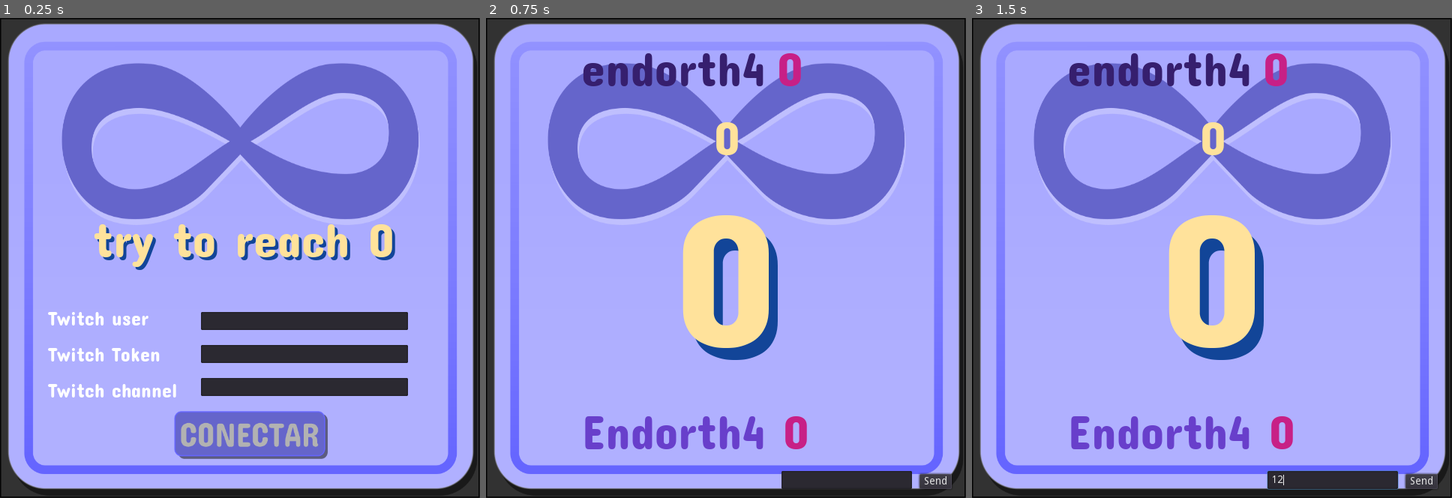
Above: before the commit, frames 1-3 (left to right).
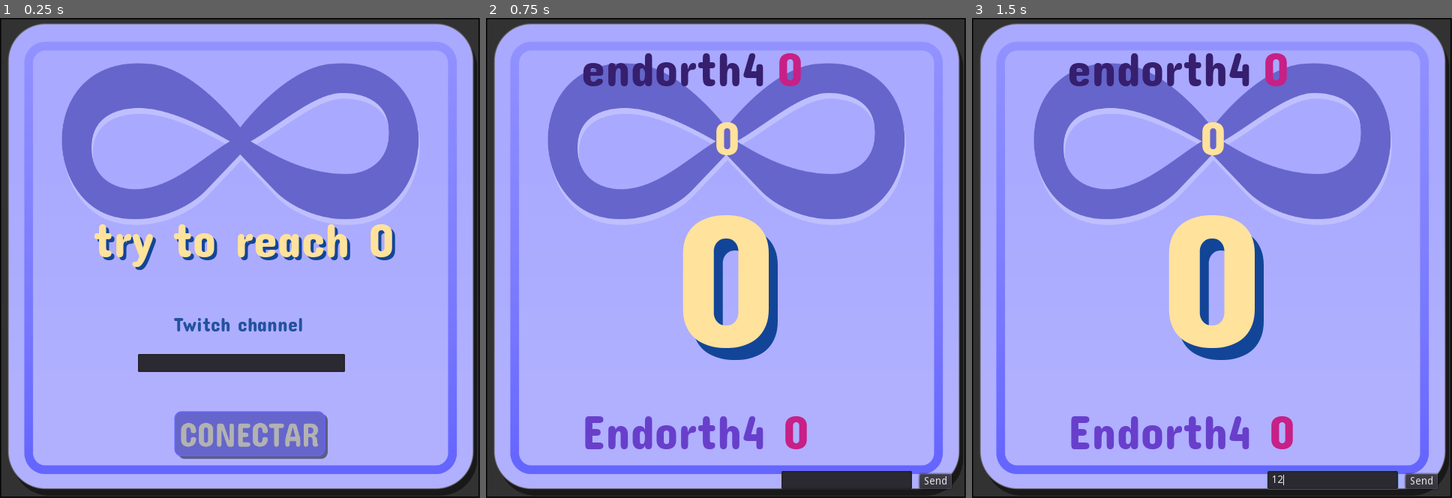
Above: after the commit, the same moments.

Repository: Endorth/Infinitica
Game: Godot game, scene res://scenes/Menu.tscn
Two runs of this game, one before a commit and one after it. Both use one fixed random seed, a clock stepped at 60 frames per second and the inputs below.
Inputs (mouse positions are in pixels of both pictures, inside the frame that each line leads up to):
- Up to frame 1 (0.25 s): no input
- Up to frame 2 (0.75 s): click (735, 435) at 0.5 s
- Up to frame 3 (1.5 s): click (1332, 478) at 1.27 s; type "12" at 1.35 s

The runs differ from the first frame. In frame 1, 6.3% of the frame differs, in the area x 10-85%, y 61-80%; in frame 2, nothing differs; in frame 3, nothing differs.

Commit message:
connection

Diff:
--- a/project.godot
+++ b/project.godot
@@ -13,6 +13,11 @@
 config/name="Infinitica"
 run/main_scene="res://scenes/Menu.tscn"
 config/icon="res://icon.png"
+
+[autoload]
+
+TwichHelper="*res://scripts/TwichHelper.gd"
+TwitchChat="*res://scripts/TwitchChat.gd"
 
 [display]
 
--- a/scenes/Infinitica.gd
+++ b/scenes/Infinitica.gd
@@ -37,12 +37,19 @@
 		return false
 
 func _ready():
+
 	record_number_lab.text = str(record_number)
 	record_user_lab.text = record_user
 	curr_username_lab.rect_position = main_user_lab_pos
 	curr_usernum_lab.rect_position = main_numb_lab_pos
+	TwitchChat.connect("new_message", self, "send_data")
 
-
+func send_data(data):
+	if "username" in data:
+		var user = data["username"]
+		var msg = data["msg"]
+		if msg.begins_with("-"):
+			add_number(user, msg)
 
 func enter_action(msg):
 	var r = randi()% 10
--- a/scenes/Menu.gd
+++ b/scenes/Menu.gd
@@ -1,20 +1,8 @@
 extends Control
 
 
-# Declare member variables here. Examples:
-# var a = 2
-# var b = "text"
-
-
-# Called when the node enters the scene tree for the first time.
-func _ready():
-	pass # Replace with function body.
-
-
-# Called every frame. 'delta' is the elapsed time since the previous frame.
-#func _process(delta):
-#	pass
-
 
 func _on_ConnectButton_pressed():
+	TwitchChat.channel = $LineEdit.text
+	TwitchChat._anon_connection()
 	get_tree().change_scene("res://scenes/Infinitica.tscn")
--- a/scenes/Menu.tscn
+++ b/scenes/Menu.tscn
@@ -64,44 +64,17 @@
 expand = true
 
 [node name="LineEdit" type="LineEdit" parent="."]
-margin_left = 268.0
-margin_top = 392.0
-margin_right = 544.0
-margin_bottom = 416.0
-
-[node name="LineEdit2" type="LineEdit" parent="."]
-margin_left = 268.0
-margin_top = 436.0
-margin_right = 544.0
-margin_bottom = 460.0
-
-[node name="LineEdit3" type="LineEdit" parent="."]
-margin_left = 268.0
-margin_top = 480.0
-margin_right = 544.0
-margin_bottom = 504.0
+margin_left = 184.0
+margin_top = 448.0
+margin_right = 460.0
+margin_bottom = 472.0
 
 [node name="Label3" type="Label" parent="."]
-margin_left = 64.0
-margin_top = 384.0
-margin_right = 198.0
-margin_bottom = 405.0
-custom_fonts/font = SubResource( 2 )
-text = "Twitch user"
-
-[node name="Label4" type="Label" parent="."]
-margin_left = 64.0
-margin_top = 432.0
-margin_right = 214.0
-margin_bottom = 453.0
-custom_fonts/font = SubResource( 2 )
-text = "Twitch Token"
-
-[node name="Label5" type="Label" parent="."]
-margin_left = 64.0
-margin_top = 480.0
-margin_right = 236.0
-margin_bottom = 501.0
+margin_left = 232.0
+margin_top = 392.0
+margin_right = 404.0
+margin_bottom = 413.0
+custom_colors/font_color = Color( 0.137255, 0.32549, 0.627451, 1 )
 custom_fonts/font = SubResource( 2 )
 text = "Twitch channel"
 
--- a/scripts/TwichHelper.gd
+++ b/scripts/TwichHelper.gd
@@ -18,6 +18,7 @@
 
 # Called when the node enters the scene tree for the first time.
 func _ready():
+
 	# activate ssl
 	_client.verify_ssl = true
 	# Connect base signals to get notified of connection open, close, and errors.
@@ -56,36 +57,69 @@
 
 	_client.get_peer(1).set_write_mode(WebSocketPeer.WRITE_MODE_TEXT)
 
-	if Constants.channel != "" && Constants.user != "" && Constants.token != "":
-		connect_to_channel(Constants.token, Constants.user, Constants.channel)
+#	if Constants.channel != "" && Constants.user != "" && Constants.token != "":
+#		connect_to_channel(Constants.token, Constants.user, Constants.channel)
+
+	if channel != "" && user != "" && token != "":
+		connect_to_channel(token, user, channel)
+	else:
+		connect_to_channel("justinfun12345","Endorth4", "kappa")
 
 
+#func on_data():
+#	var messages : PoolStringArray = _client.get_peer(1).get_packet().get_string_from_utf8().strip_edges(false).split("\r\n")
+#	for message in messages:
+#		#print ("raw: ", message)
+#		if(message.begins_with("PING")):
+#			sendMessage("PONG :tmi.twitch.tv")
+#		else:
+#			var msg : PoolStringArray = message.split(" ", false, 1)
+#			var messageRaw:String = msg[1]
+#			var startIndexMessage = messageRaw.find("#"+Constants.channel)+len("#"+Constants.channel)+2
+#			var messageCutted:String = messageRaw.substr(startIndexMessage)
+#			var user:String = msg[0].substr(1, msg[0].find("!")-1)
+#			if user != Constants.user: #maybe active the message 366?
+#				emit_signal("received_message", message, user)
 func on_data():
 	var messages : PoolStringArray = _client.get_peer(1).get_packet().get_string_from_utf8().strip_edges(false).split("\r\n")
 	for message in messages:
-		#print ("raw: ", message)
+#		print ("raw: ", message)
 		if(message.begins_with("PING")):
 			sendMessage("PONG :tmi.twitch.tv")
 		else:
 			var msg : PoolStringArray = message.split(" ", false, 1)
 			var messageRaw:String = msg[1]
-			var startIndexMessage = messageRaw.find("#"+Constants.channel)+len("#"+Constants.channel)+2
+			var startIndexMessage = messageRaw.find("#"+channel)+len("#"+channel)+2
 			var messageCutted:String = messageRaw.substr(startIndexMessage)
-			var user:String = msg[0].substr(1, msg[0].find("!")-1)
-			if user != Constants.user: #maybe active the message 366?
-				emit_signal("received_message", message, user)
+			##
+			var onlyMsg = messageRaw.substr(messageRaw.find(":")+1)
+
+			var _user:String = msg[0].substr(1, msg[0].find("!")-1)
+			if _user != user: #maybe active the message 366?
+#				emit_signal("received_message", message, _user)
+				emit_signal("received_message", onlyMsg, _user)
 
 func sendMessage(message:String):
 	if connected:
 		emit_signal("print_message", "sent: %s" % [message])
 		_client.get_peer(1).put_packet(message.to_utf8())
 
-func connect_to_channel(token, channel, user):
+#func connect_to_channel(token, channel, user):
+#	# sendMessage("CAP REQ :twitch.tv/membership twitch.tv/tags twitch.tv/commands") we need this?
+#	if connected:
+#		sendMessage("PART #"+Constants.channel)
+#
+#	connected = true
+#	sendMessage("PASS "+token)
+#	sendMessage("NICK "+user)
+#	sendMessage("JOIN #"+channel)
+
+func connect_to_channel(tok, chan, us):
 	# sendMessage("CAP REQ :twitch.tv/membership twitch.tv/tags twitch.tv/commands") we need this?
 	if connected:
-		sendMessage("PART #"+Constants.channel)
+		sendMessage("PART #"+chan)
 
 	connected = true
-	sendMessage("PASS "+token)
-	sendMessage("NICK "+user)
-	sendMessage("JOIN #"+channel)
+	sendMessage("PASS "+tok)
+	sendMessage("NICK "+us)
+	sendMessage("JOIN #"+chan)
--- /dev/null
+++ b/scripts/TwitchChat.gd
@@ -0,0 +1,131 @@
+extends Node
+
+# oauth-dev.seyacat.com client_id integration
+var client_id = "qhndxilvmmnsb8xq5jfmbvqk544opx"
+var ws
+var connected = false;
+signal new_message(data);
+var temp_id
+var auth
+var channel : String = ''
+# Called when the node enters the scene tree for the first time.
+func _ready():
+	if(auth):
+		_ws_connect()
+		pass
+
+func _authenticate():
+	auth = null
+	temp_id =  str(RandomNumberGenerator.new().randf_range(0,100))+str(RandomNumberGenerator.new().randf_range(0,100));
+	OS.shell_open("https://oauth-dev.seyacat.com/twitch/login?&scope=user:read:email+channel:manage:vips+moderator:manage:banned_users+chat:read&temp_id="+temp_id);
+
+func _anon_connection():
+	auth = null
+	_ws_connect()
+
+func _ws_connect():
+	ws = WebSocketClient.new()
+	ws.connect("data_received", self, "_on_data")
+	ws.connect("connection_established", self, "_connected")
+	ws.connect("connection_closed", self, "_closed")
+	#var err = ws.connect_to_url("wss://irc-ws.chat.twitch.tv:443");
+
+	var err = ws.connect_to_url("ws://irc-ws.chat.twitch.tv:80");
+
+	print("err=",err)
+	if err != OK:
+		print("Unable to connect")
+		set_process(false)
+
+func _connected(proto = ""):
+	print("Connected with protocol: ", proto)
+	connected = true;
+	yield(get_tree().create_timer(1), "timeout")
+
+	ws.get_peer(1).set_write_mode(WebSocketPeer.WRITE_MODE_TEXT)
+	ws.get_peer(1).put_packet("CAP REQ :twitch.tv/membership twitch.tv/tags twitch.tv/commands".to_utf8())
+	print(auth)
+
+	ws.get_peer(1).put_packet("PASS kappa".to_utf8())
+	ws.get_peer(1).put_packet("NICK justinfan12345".to_utf8())
+	ws.get_peer(1).put_packet(("JOIN #"+channel).to_utf8())
+
+
+
+func _on_data():
+	var msg = ws.get_peer(1).get_packet().get_string_from_utf8()
+	var data = {}
+	var dataPairs = msg.split(";");
+	for pair in dataPairs:
+		var d = pair.split("=");
+		if d.size() == 2:
+			data[d[0]]=d[1]
+
+
+	var regex = RegEx.new()
+	regex.compile("(?:(([a-zA-Z0-9_]*?)!([a-zA-Z0-9_]*?)@[a-zA-Z0-9_]*?.tmi.twitch.tv)|tmi.twitch.tv)\\s([A-Z]*?)?\\s#([^\\s]*)\\s{0,}:?(.*?)?$")
+	var result = regex.search(msg)
+	if result:
+		data["username"] = result.get_string(2)
+		data["cmd"] = result.get_string(4)
+		data["channel"] = result.get_string(5)
+		data["msg"] = result.get_string(6)
+
+	if(data.has("cmd") && data.cmd == "PING" ):
+		_send("PONG")
+
+	emit_signal("new_message",data)
+	#Regex regex = new Regex(@"(.*?):(?:(([a-zA-Z0-9_]*?)!([a-zA-Z0-9_]*?)@[a-zA-Z0-9_]*?.tmi.twitch.tv)|tmi.twitch.tv)\s([A-Z]*?)?\s#([^\s]*)\s{0,}:?(.*?)?$", RegexOptions.IgnoreCase);
+
+func _send(msg):
+	ws.get_peer(1).set_write_mode(WebSocketPeer.WRITE_MODE_TEXT)
+	ws.get_peer(1).put_packet(msg.to_utf8())
+
+func _closed(was_clean = false):
+	print("Closed, clean: ", was_clean)
+	_ws_connect()
+	#set_process(false)
+
+# Called every frame. 'delta' is the elapsed time since the previous frame.
+func _process(delta):
+	if !ws || ws.get_connection_status() == WebSocketClient.CONNECTION_DISCONNECTED:
+		return
+	ws.poll();
+
+func _requestCredentials():
+	if(temp_id && !auth):
+		$HTTPRequest.connect("request_completed", self,"_processCredentials")
+		$HTTPRequest.request("https://oauth-dev.seyacat.com/twitch/tempid?temp_id="+temp_id)
+
+func _processCredentials(result, response_code, headers, body):
+	$HTTPRequest.disconnect("request_completed", self,"_processCredentials")
+	var json = parse_json(body.get_string_from_utf8())
+	if(json):
+		auth = json
+	_ws_connect()
+
+func _notification(what):
+	if what == MainLoop.NOTIFICATION_WM_FOCUS_IN :
+		print("NOTIFICATION_APPLICATION_FOCUS_IN")
+		_requestCredentials()
+	if what == MainLoop.NOTIFICATION_WM_FOCUS_OUT :
+		print("NOTIFICATION_APPLICATION_FOCUS_OUT")
+	pass
+
+# Note: This can be called from anywhere inside the tree.  This function is path independent.
+# Go through everything in the persist category and ask them to return a dict of relevant variables
+
+
+#func _ban(broadcaster_id,user_id,duration,reason="no reason"):
+#
+#	if(!auth):
+#		return
+#	var headers = ["Content-Type: application/json",
+#		'Client-Id: '+client_id,
+#		'Authorization: Bearer '+auth.accessToken]
+#	var json = JSON.print({"data": {"user_id":user_id,"duration":duration,"reason":reason}})
+#
+#	$HTTPRequest.request(
+#		"https://api.twitch.tv/helix/moderation/bans?broadcaster_id="+str(broadcaster_id)+"&moderator_id="+str(auth.twitchUser.id),
+#		headers,true,
+#		HTTPClient.METHOD_POST, json)
Not shown, added: assets/itchio/banner.png.import
Not shown, added: assets/itchio/cover.png.import
